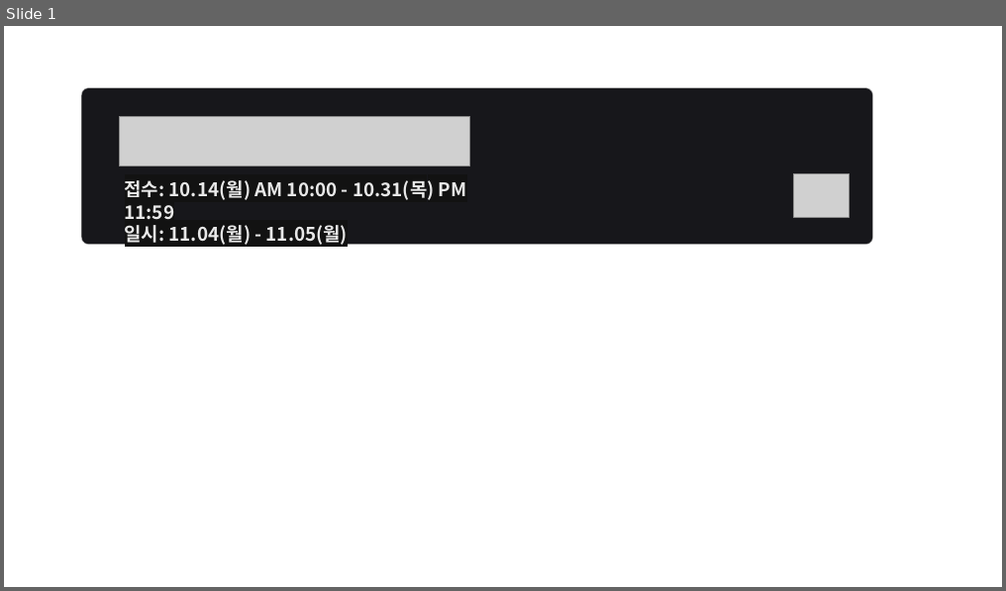
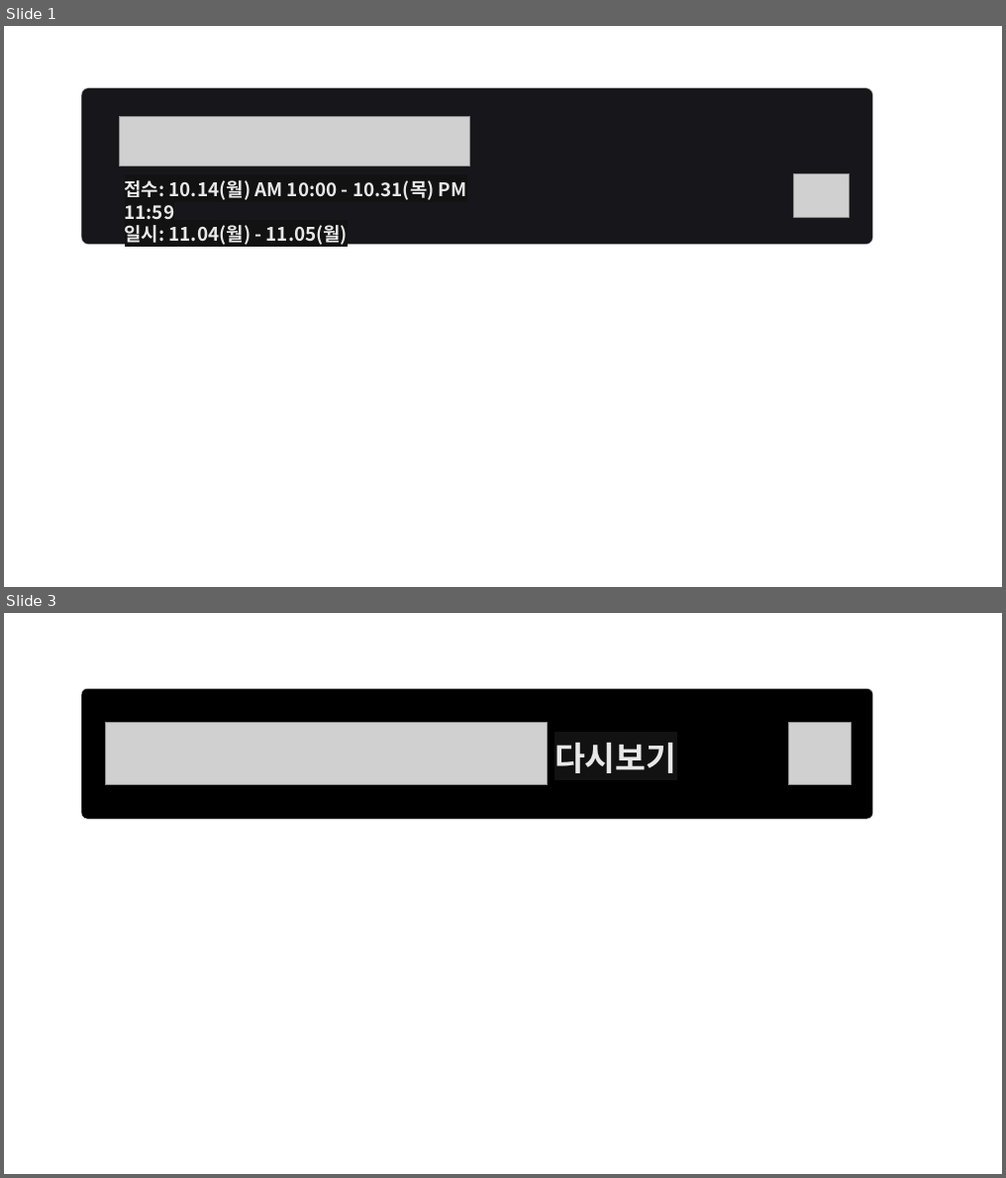
Before and after one commit to brave-people/Dev-Event, a slide deck: static/focus_banner/focus_banner.pptx. Shown one above the other, each under a label of ours: slide 1 before the commit, slides 1 and 3 after it; the slides between them are not shown. The pictures are 1006x591 and 1006x1178 pixels, drawn with LibreOffice and Linux fonts; fonts in the diff are those of the drawing; grey boxes stand for pictures; background and template pictures are left out. Boxes give left, top, right and bottom in pixels: in the first picture for what was removed or moved away, otherwise in the second. Text is boxed around its words. In the diff, an @@ line names an element or a change of style, - is before the commit and + after.

```diff
--- a/static/focus_banner/focus_banner.pptx
+++ b/static/focus_banner/focus_banner.pptx
@@ slide 3 added at box(4, 613, 1002, 1174), background #FFFFFF @@
@@ rounded rectangle added at box(81, 688, 872, 819), fill #000000, outline #BFBFBF 0.5 pt @@
@@ picture added at box(106, 723, 548, 785) @@
@@ picture added at box(788, 723, 850, 785) @@
@@ text added at box(554, 742, 677, 773), 32 pt, text #E8E8E8, bold @@
+다시보기
```
Also in this commit, not shown: 1 other slide added, 2 slides removed, 2 other files.
